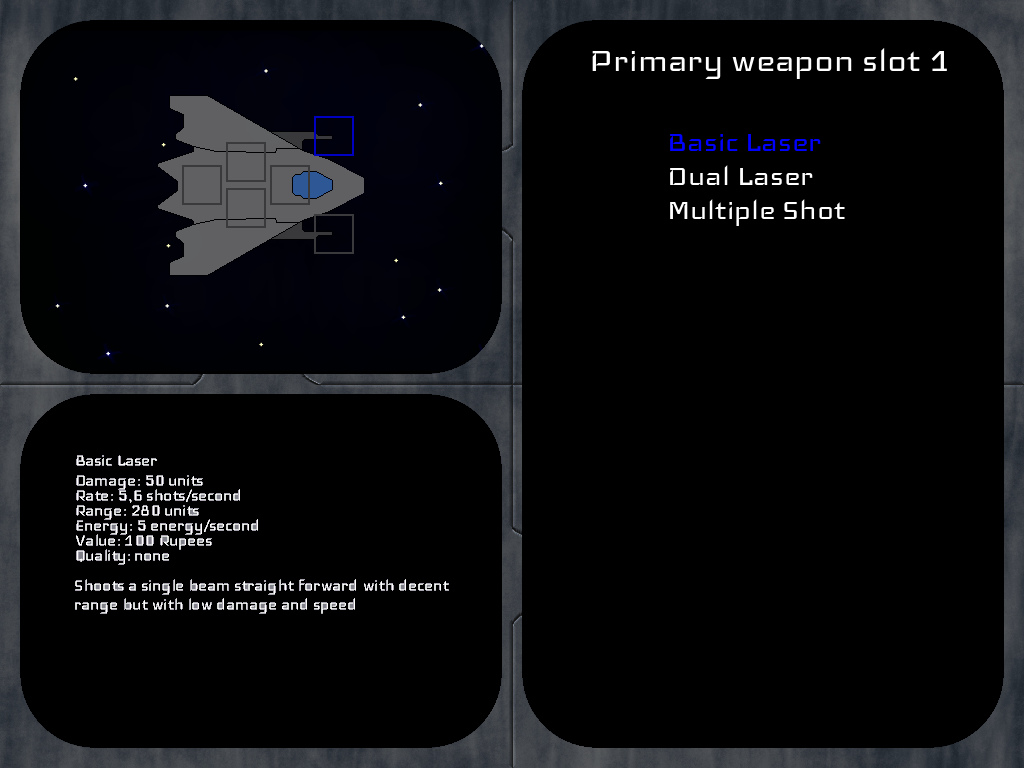
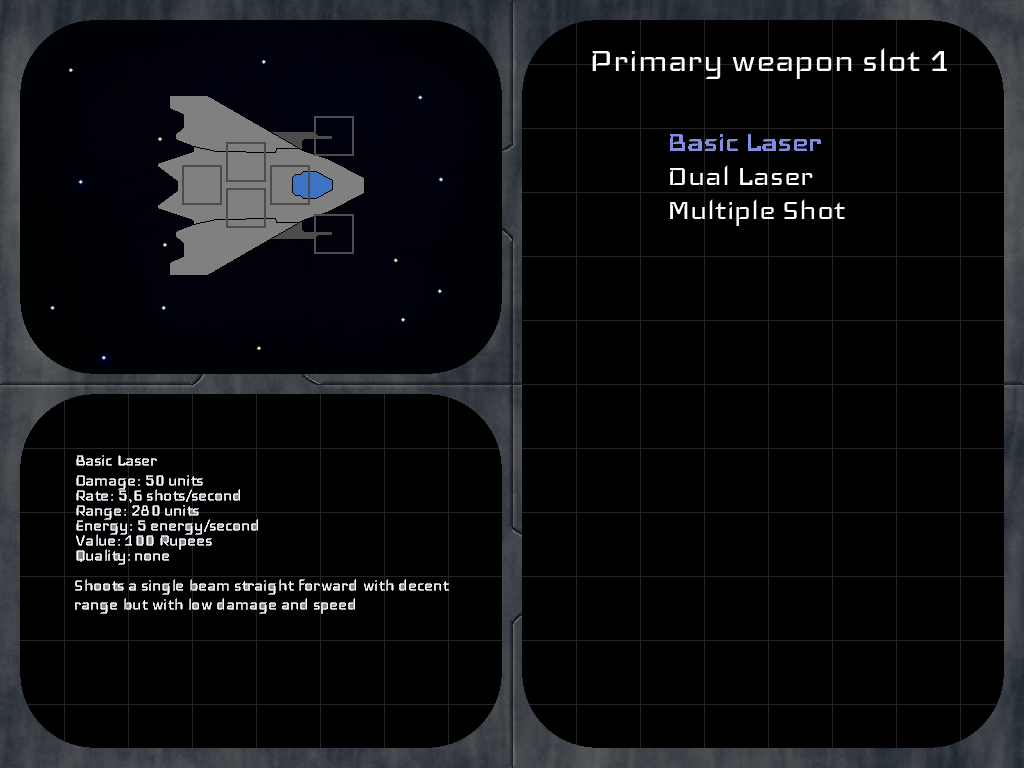
Two versions of the same layered image (w=1024, h=768). Layer-by-layer changes:
"Layer": opacity 75% → 100%, painted on it over [157, 95, 365, 276]
painted on "Layer #1" over [670, 134, 821, 151]
added layer "Layer #4" above "Layer #3" over [20, 20, 1004, 748]
painted on "Layer #3" over [20, 20, 489, 374]
